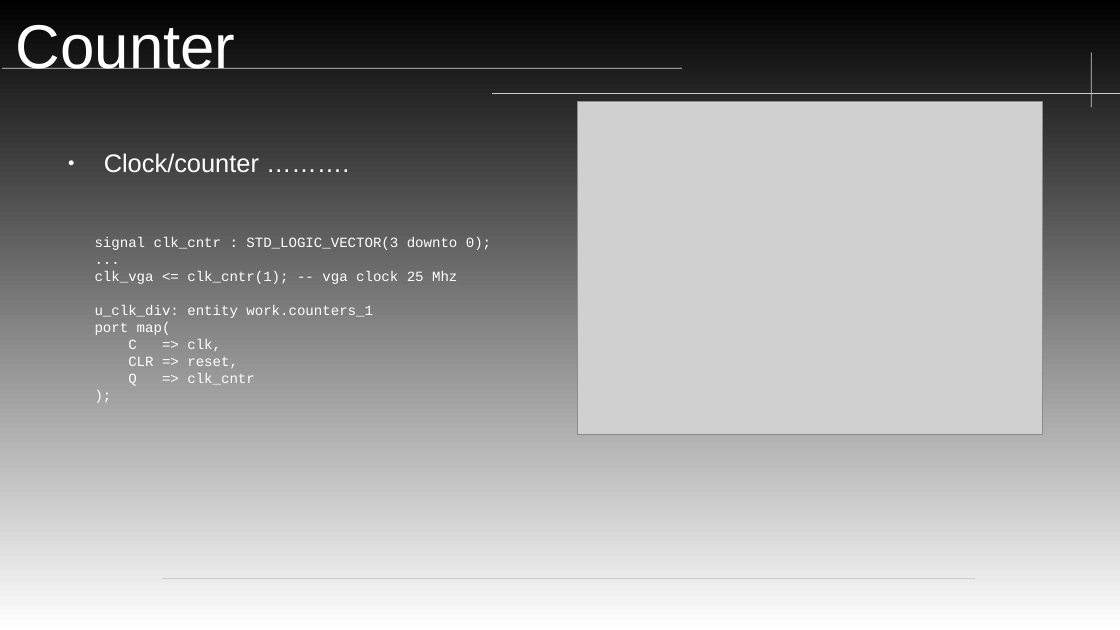
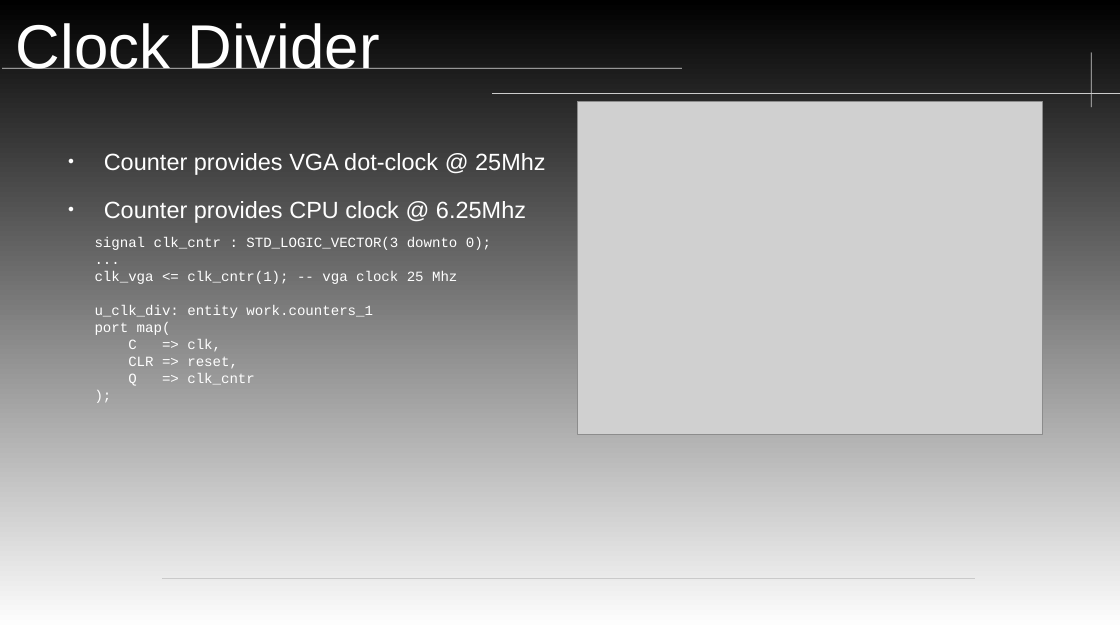
Before and after one commit to neiderm/retro_comp_fpga, a slide deck: slide 4 of docs/soc_t80_cpu_IRQ.odp. Drawn at 1120x630 pixels with LibreOffice and Linux fonts; fonts in the diff are those of the drawing; grey boxes stand for pictures; background and template pictures are left out. Boxes give left, top, right and bottom in pixels: in the first picture for what was removed or moved away, otherwise in the second. Text is boxed around its words. In the diff, an @@ line names an element or a change of style, - is before the commit and + after.

```diff
--- a/docs/soc_t80_cpu_IRQ.odp
+++ b/docs/soc_t80_cpu_IRQ.odp
@@ title at bbox=[16, 23, 379, 69]: text changed @@
-Counter
+Clock Divider
@@ text at bbox=[104, 153, 546, 223]: text changed; size 18 to 16.6 pt @@
-● Clock/counter ……….
+● Counter provides VGA dot-clock @ 25Mhz
+● Counter provides CPU clock @ 6.25Mhz
```
Also in this commit, not shown: 3 other slides changed, 5 slides removed.
